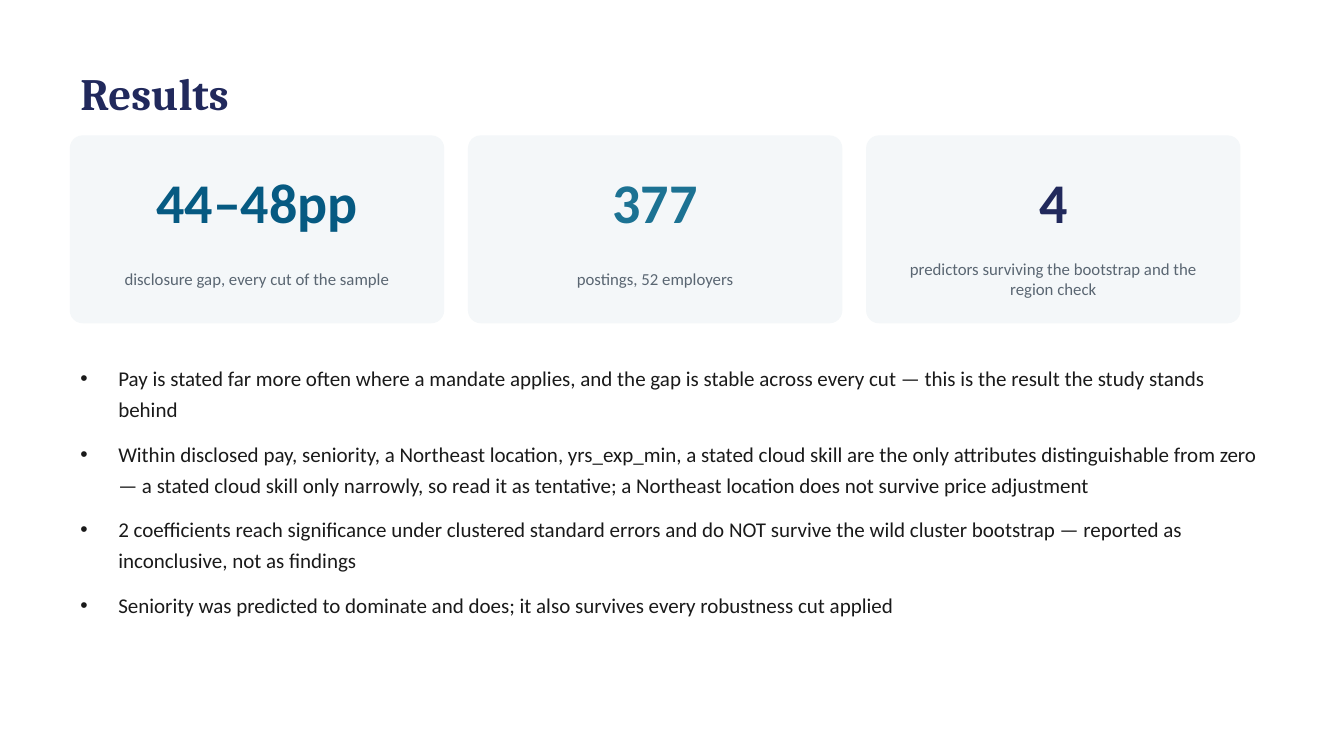
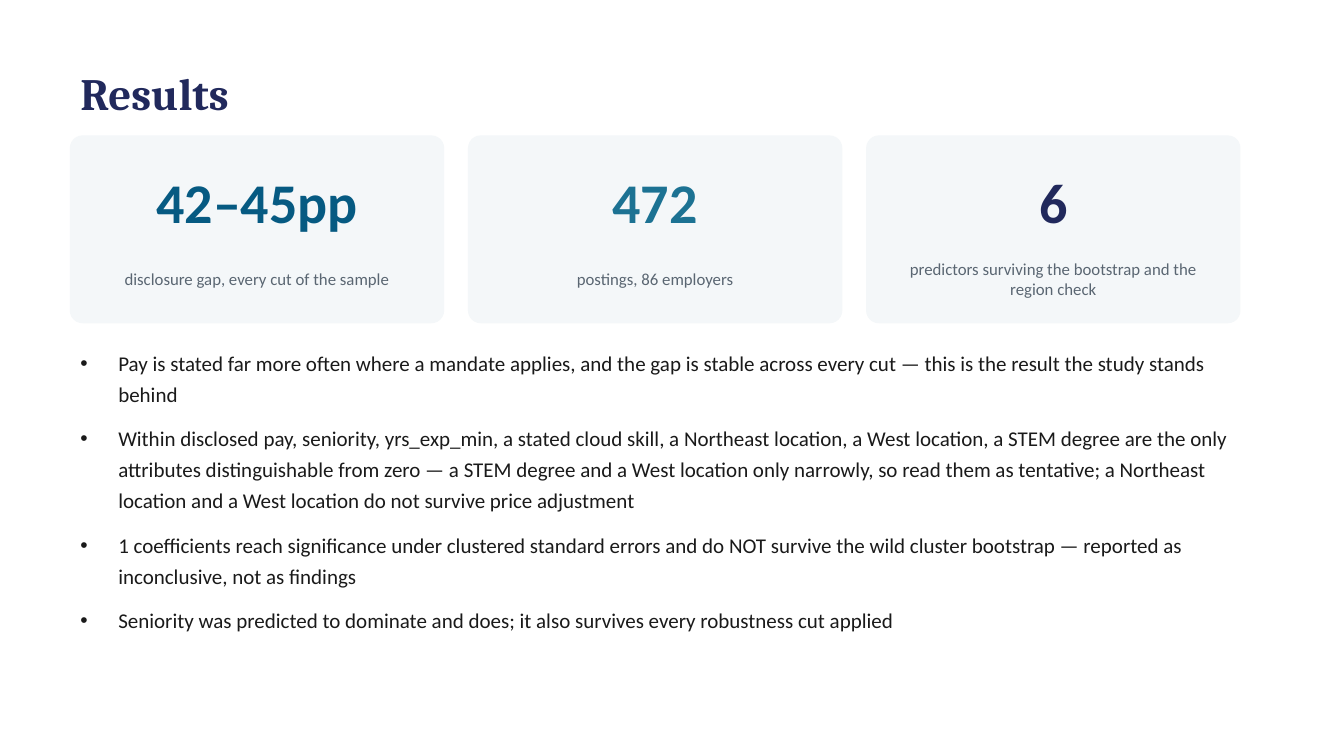
Before and after one commit to hendeal-cyber/Modern-Labor-Market-Data-Submission, a slide deck: slide 6 of paper/presentation.pptx. Drawn at 1344x756 pixels with LibreOffice and Linux fonts; fonts in the diff are those of the drawing. Boxes give left, top, right and bottom in pixels: in the first picture for what was removed or moved away, otherwise in the second. Text is boxed around its words. In the diff, an @@ line names an element or a change of style, - is before the commit and + after.

```diff
--- a/paper/presentation.pptx
+++ b/paper/presentation.pptx
@@ text at (156,186,357,232): text changed @@
-44–48pp
+42–45pp
@@ text at (613,186,698,223): text changed @@
-377
+472
@@ text at (1039,184,1067,224): text changed @@
-4
+6
@@ text at (577,273,733,288): text changed @@
-postings, 52 employers
+postings, 86 employers
@@ text at (118,431,1226,588): text changed @@
-• Within disclosed pay, seniority, a Northeast location, yrs_exp_min, a stated cloud skill are the only attributes distinguishable from zero — a stated cloud skill only narrowly, so read it as tentative; a Northeast location does not survive price adjustment
-• 2 coefficients reach significance under clustered standard errors and do NOT survive the wild cluster bootstrap — reported as inconclusive, not as findings
+• Within disclosed pay, seniority, yrs_exp_min, a stated cloud skill, a Northeast location, a West location, a STEM degree are the only attributes distinguishable from zero — a STEM degree and a West location only narrowly, so read them as tentative; a Northeast location and a West location do not survive price adjustment
+• 1 coefficients reach significance under clustered standard errors and do NOT survive the wild cluster bootstrap — reported as inconclusive, not as findings
```
Also in this commit, not shown: 3 other slides changed, 24 other files.
